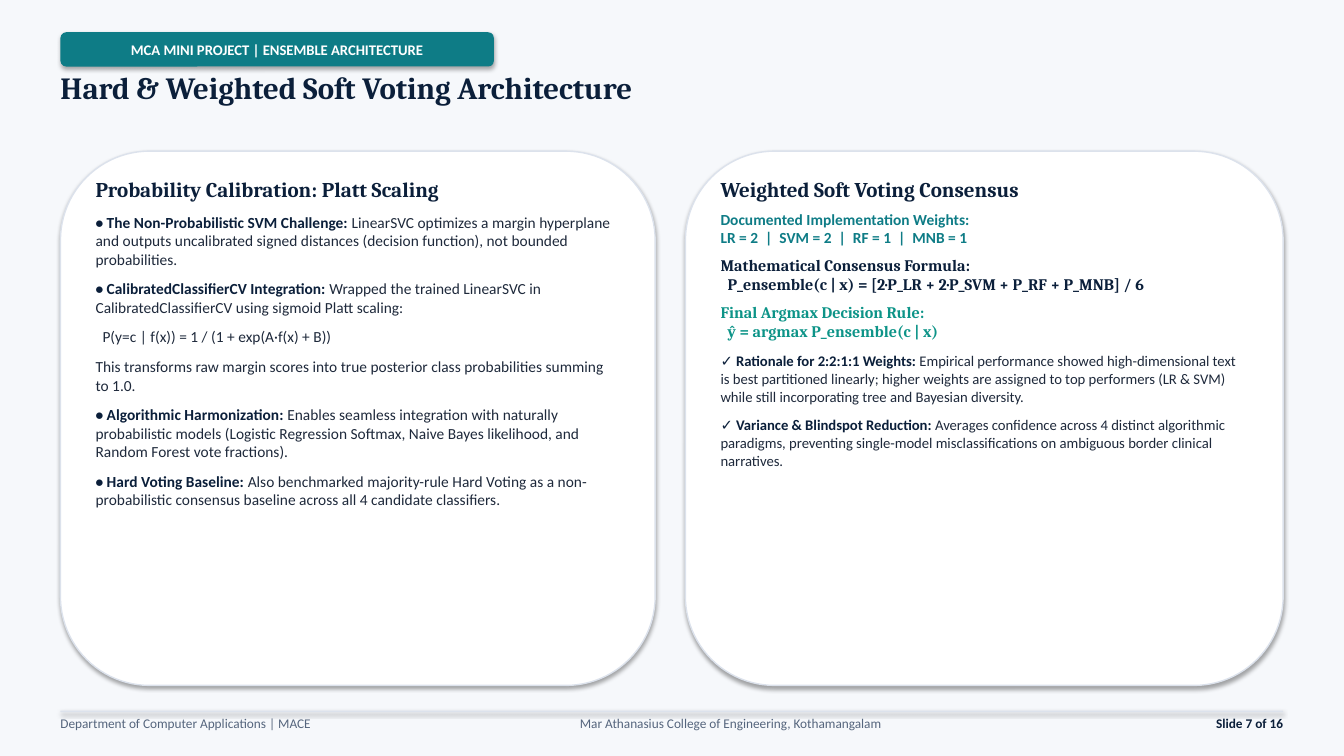
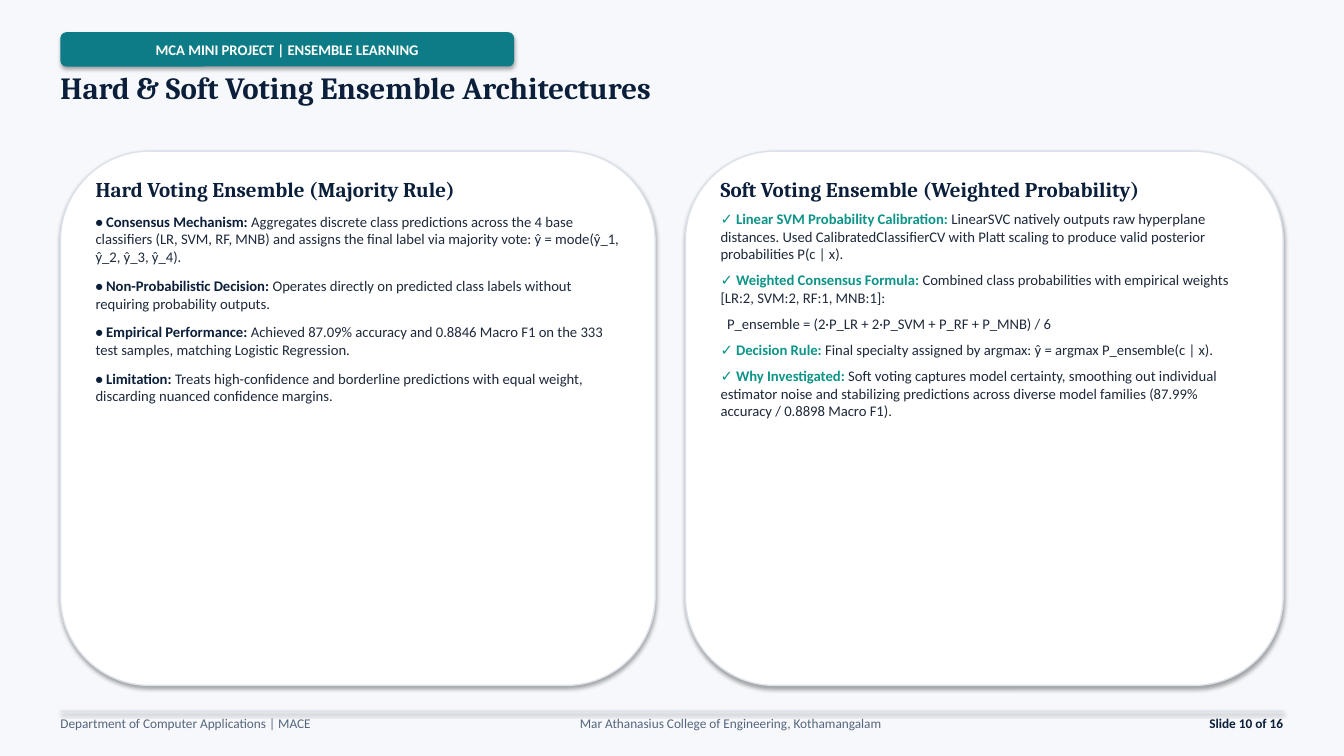
Before and after one commit to JiphinGeorge/Mini-Project-S3-MCA, a slide deck: slide 10 of model training project/2nd Presentation 30-9-2026/Medical_Specialty_Classification_Interim_Presentation_2.pptx (slide 7 before the commit). Drawn at 1344x756 pixels with LibreOffice and Linux fonts; fonts in the diff are those of the drawing. Boxes give left, top, right and bottom in pixels: in the first picture for what was removed or moved away, otherwise in the second. Text is boxed around its words. In the diff, an @@ line names an element or a change of style, - is before the commit and + after.

```diff
--- a/model training project/2nd Presentation 30-9-2026/Medical_Specialty_Classification_Interim_Presentation_2.pptx
+++ b/model training project/2nd Presentation 30-9-2026/Medical_Specialty_Classification_Interim_Presentation_2.pptx
@@ rounded rectangle "MCA MINI PROJECT | ENSEMBLE ...": place and size @@
-rounded rectangle "MCA MINI PROJECT | ENSEMBLE ..." at (60, 32, 494, 67)
+rounded rectangle "MCA MINI PROJECT | ENSEMBLE ..." at (60, 32, 514, 67)
@@ text in rounded rectangle at (156, 45, 419, 55): text changed @@
-MCA MINI PROJECT | ENSEMBLE ARCHITECTURE
+MCA MINI PROJECT | ENSEMBLE LEARNING
@@ text at (60, 77, 650, 106): text changed @@
-Hard & Weighted Soft Voting Architecture
+Hard & Soft Voting Ensemble Architectures
@@ text at (96, 182, 619, 404): text changed; size 11 to 10.5 pt @@
-Probability Calibration: Platt Scaling
-• The Non-Probabilistic SVM Challenge: LinearSVC optimizes a margin hyperplane and outputs uncalibrated signed distances (decision function), not bounded probabilities.
-• CalibratedClassifierCV Integration: Wrapped the trained LinearSVC in CalibratedClassifierCV using sigmoid Platt scaling:
-P(y=c | f(x)) = 1 / (1 + exp(A·f(x) + B))
-This transforms raw margin scores into true posterior class probabilities summing to 1.0.
-• Algorithmic Harmonization: Enables seamless integration with naturally probabilistic models (Logistic Regression Softmax, Naive Bayes likelihood, and Random Forest vote fractions).
-• Hard Voting Baseline: Also benchmarked majority-rule Hard Voting as a non-probabilistic consensus baseline across all 4 candidate classifiers.
+Hard Voting Ensemble (Majority Rule)
+• Consensus Mechanism: Aggregates discrete class predictions across the 4 base classifiers (LR, SVM, RF, MNB) and assigns the final label via majority vote: ŷ = mode(ŷ_1, ŷ_2, ŷ_3, ŷ_4).
+• Non-Probabilistic Decision: Operates directly on predicted class labels without requiring probability outputs.
+• Empirical Performance: Achieved 87.09% accuracy and 0.8846 Macro F1 on the 333 test samples, matching Logistic Regression.
+• Limitation: Treats high-confidence and borderline predictions with equal weight, discarding nuanced confidence margins.
@@ text at (721, 182, 1229, 419): text changed @@
-Weighted Soft Voting Consensus
-Documented Implementation Weights:
-LR = 2 | SVM = 2 | RF = 1 | MNB = 1
-Mathematical Consensus Formula:
-P_ensemble(c | x) = [2·P_LR + 2·P_SVM + P_RF + P_MNB] / 6
-Final Argmax Decision Rule:
-ŷ = argmax P_ensemble(c | x)
-✓ Rationale for 2:2:1:1 Weights: Empirical performance showed high-dimensional text is best partitioned linearly; higher weights are assigned to top performers (LR & SVM) while still incorporating tree and Bayesian diversity.
-✓ Variance & Blindspot Reduction: Averages confidence across 4 distinct algorithmic paradigms, preventing single-model misclassifications on ambiguous border clinical narratives.
+Soft Voting Ensemble (Weighted Probability)
+✓ Linear SVM Probability Calibration: LinearSVC natively outputs raw hyperplane distances. Used CalibratedClassifierCV with Platt scaling to produce valid posterior probabilities P(c | x).
+✓ Weighted Consensus Formula: Combined class probabilities with empirical weights [LR:2, SVM:2, RF:1, MNB:1]:
+P_ensemble = (2·P_LR + 2·P_SVM + P_RF + P_MNB) / 6
+✓ Decision Rule: Final specialty assigned by argmax: ŷ = argmax P_ensemble(c | x).
+✓ Why Investigated: Soft voting captures model certainty, smoothing out individual estimator noise and stabilizing predictions across diverse model families (87.99% accuracy / 0.8898 Macro F1).
@@ text at (1209, 718, 1283, 728): text changed @@
-Slide 7 of 16
+Slide 10 of 16
```
Also in this commit, not shown: 11 other slides changed, 4 slides added, 4 slides removed, 1 other file.
